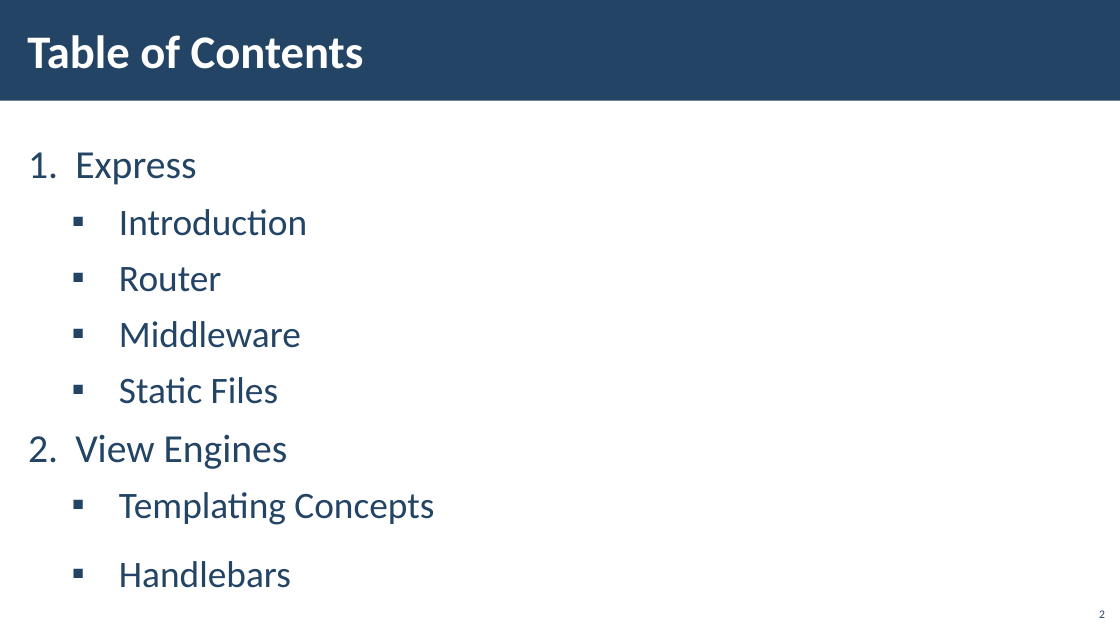
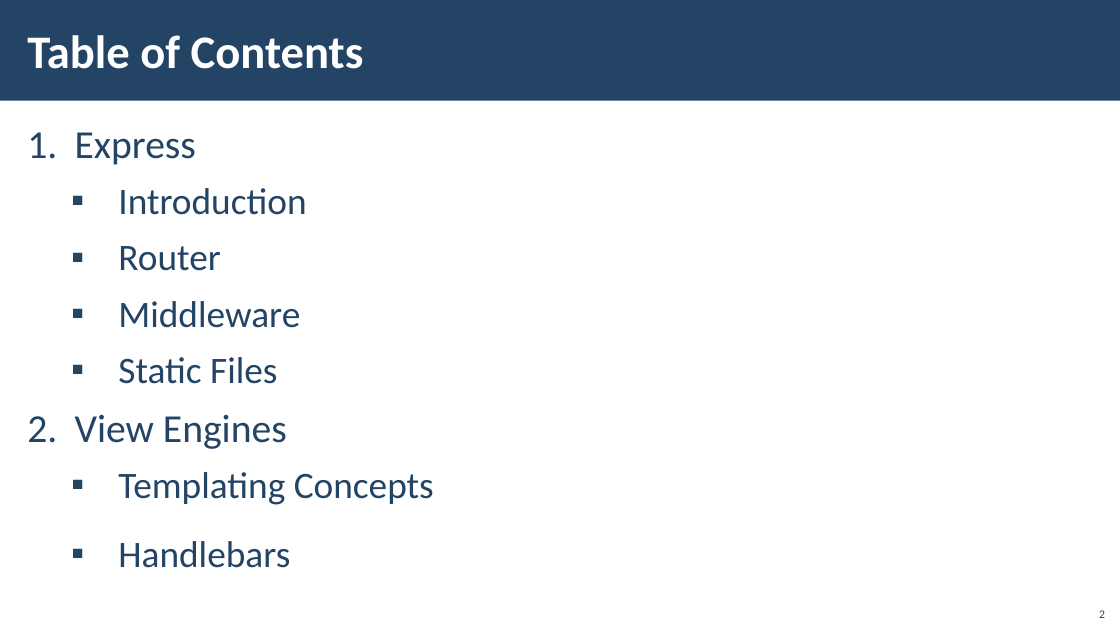
Before and after one commit to ErayErol/Software-University-Courses, a slide deck: slide 2 of 2021.09 - [ JS Back End ]/03 - [ ExpressJS and Templating ]/00 - [ Resources ]/Presentation.pptx. Drawn at 1120x630 pixels with LibreOffice and Linux fonts; fonts in the diff are those of the drawing; background and template pictures are left out. Boxes give left, top, right and bottom in pixels: in the first picture for what was removed or moved away, otherwise in the second. Text is boxed around its words. In the diff, an @@ line names an element or a change of style, - is before the commit and + after.

```diff
--- a/2021.09 - [ JS Back End ]/03 - [ ExpressJS and Templating ]/00 - [ Resources ]/Presentation.pptx
+++ b/2021.09 - [ JS Back End ]/03 - [ ExpressJS and Templating ]/00 - [ Resources ]/Presentation.pptx
@@ text "Express": place and size @@
-text "Express" at <box>75,152,434,588</box>
+text "Express" at <box>75,132,434,568</box>
```
Also in this commit, not shown: 13 other slides changed, 4 slides added, 5 other files.
